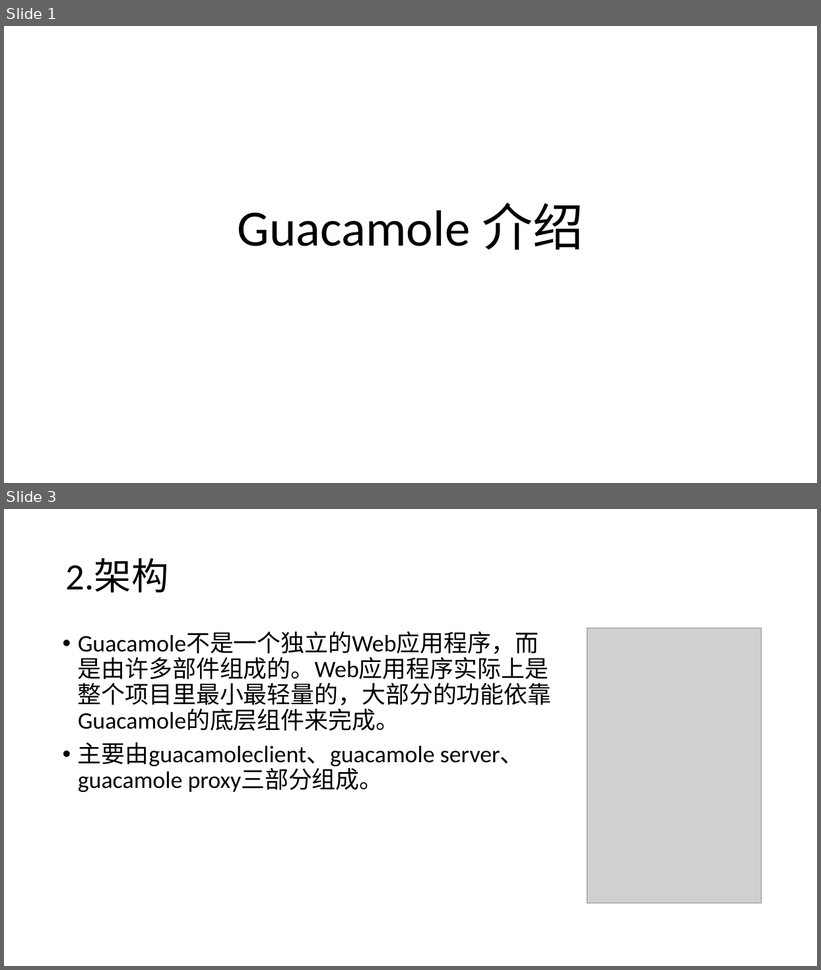
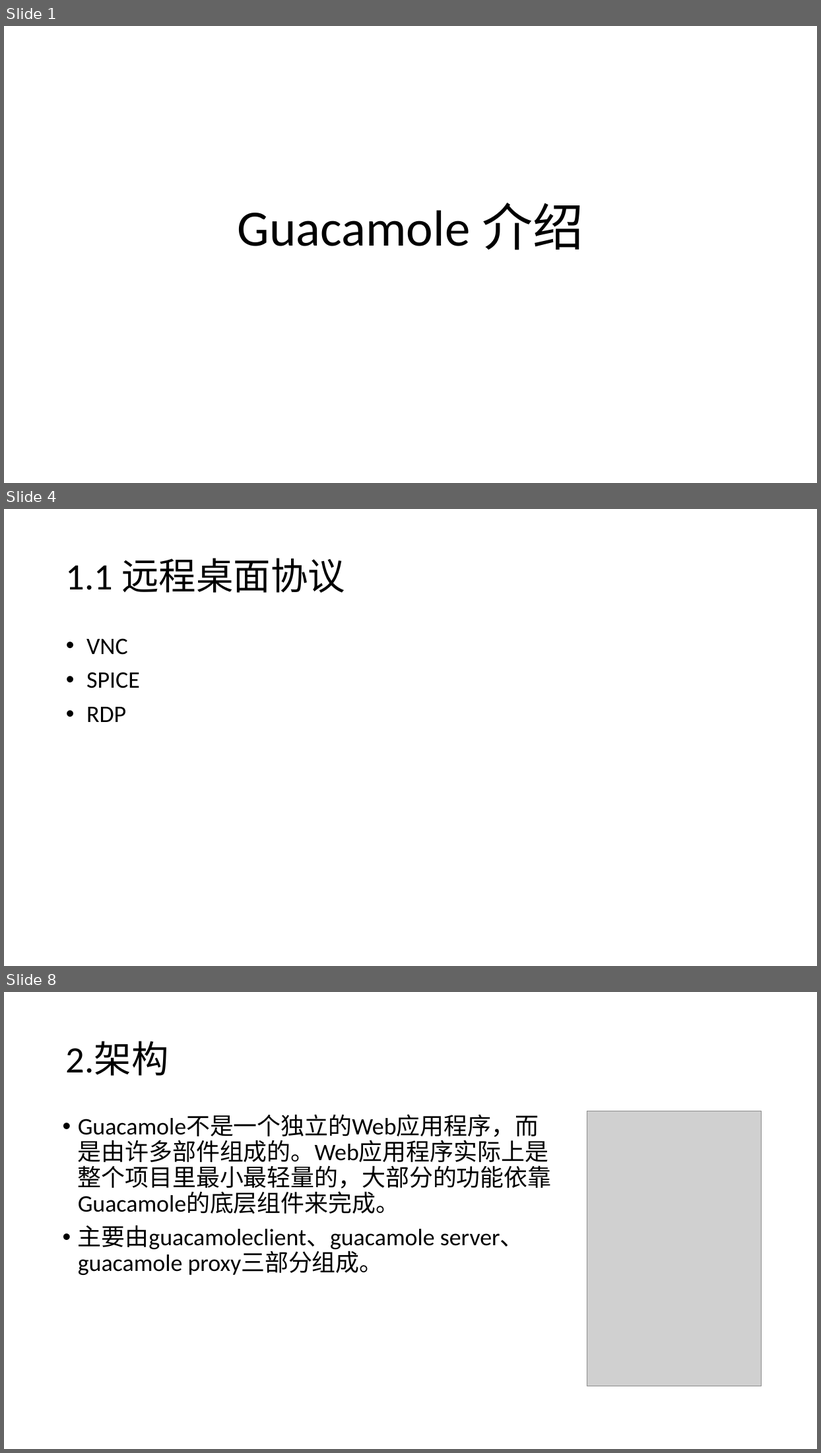
Before and after one commit to caojian123/ppt, a slide deck: guacamole 介绍.pptx. Shown one above the other, each under a label of ours: slides 1 and 3 before the commit, slides 1, 4 and 8 after it; the slides between them are not shown. The pictures are 821x970 and 821x1453 pixels, drawn with LibreOffice and Linux fonts; fonts in the diff are those of the drawing; grey boxes stand for pictures. Boxes give left, top, right and bottom in pixels: in the first picture for what was removed or moved away, otherwise in the second. Text is boxed around its words. In the diff, an @@ line names an element or a change of style, - is before the commit and + after.

```diff
--- a/guacamole 介绍.pptx
+++ b/guacamole 介绍.pptx
@@ slide 4 added at box(4, 509, 817, 966), background #FFFFFF @@
@@ title added at box(66, 558, 345, 593), 44 pt, text #000000 @@
+1.1 远程桌面协议
@@ text added at box(86, 638, 140, 722), 28 pt, text #000000 @@
+• VNC
+• SPICE
+• RDP
@@ what was slide 3 is now slide 8 @@
```
Also in this commit, not shown: 3 slides changed, 10 other slides added, 1 slide removed.
